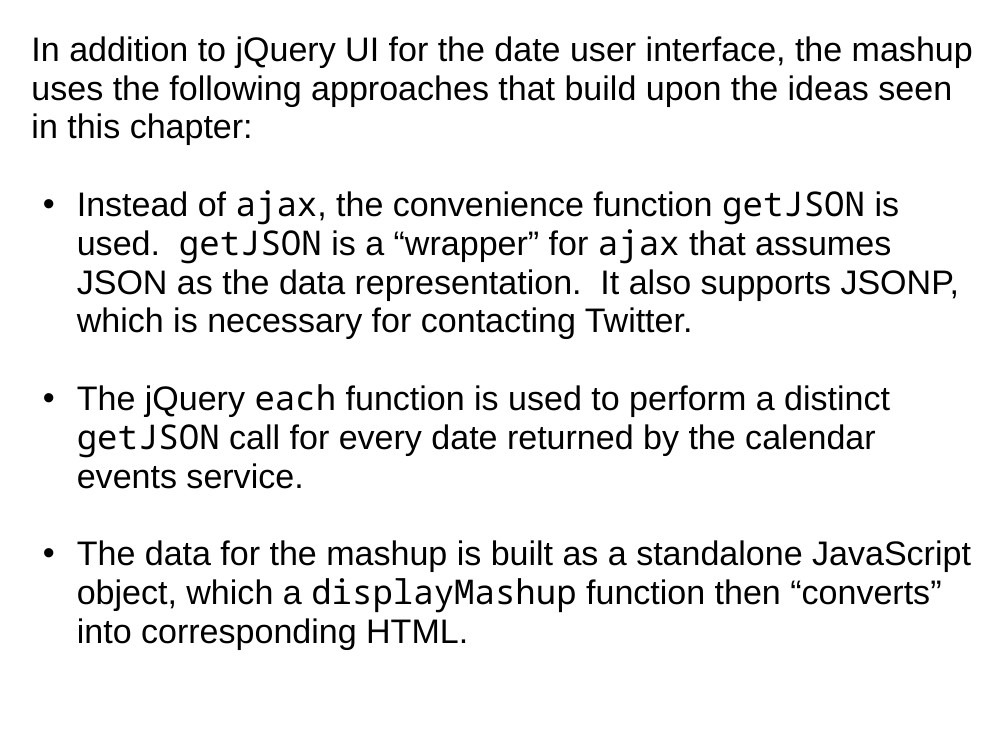
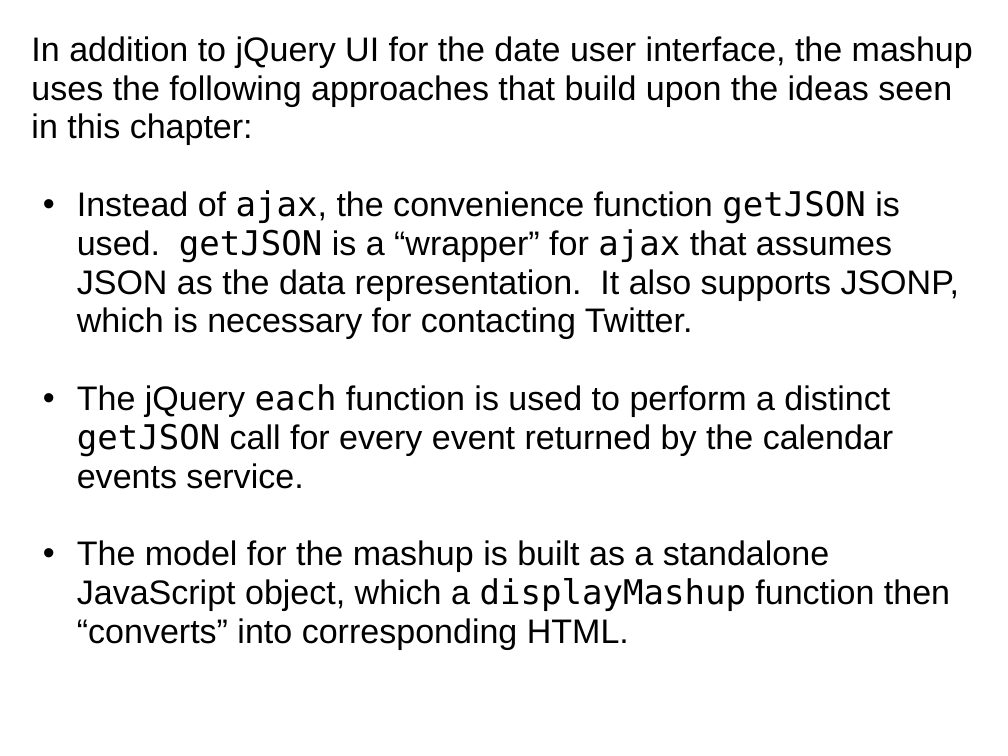
Before and after one commit to dondi/javascript-book, a slide deck: slide 80 of presentations/Chapter_8_Presentation.ppt. Drawn at 1008x756 pixels with LibreOffice and Linux fonts; fonts in the diff are those of the drawing; background and template pictures are left out. Boxes give left, top, right and bottom in pixels: in the first picture for what was removed or moved away, otherwise in the second. Text is boxed around its words. In the diff, an @@ line names an element or a change of style, - is before the commit and + after.

```diff
--- a/presentations/Chapter_8_Presentation.ppt
+++ b/presentations/Chapter_8_Presentation.ppt
@@ text at bbox=[77, 190, 959, 339]: font Noto Sans Mono to DejaVu Sans Mono in "ajax, getJSON getJSON ajax" @@
@@ text at bbox=[77, 384, 950, 650]: text changed @@
-  • The jQuery each function is used to perform a distinct getJSON call for every date returned by the calendar events service.
-  • The data for the mashup is built as a standalone JavaScript object, which a displayMashup function then “converts” into corresponding HTML.
+  • The jQuery each function is used to perform a distinct getJSON call for every event returned by the calendar events service.
+  • The model for the mashup is built as a standalone JavaScript object, which a displayMashup function then “converts” into corresponding HTML.
```
Also in this commit, not shown: 2 other slides changed.
